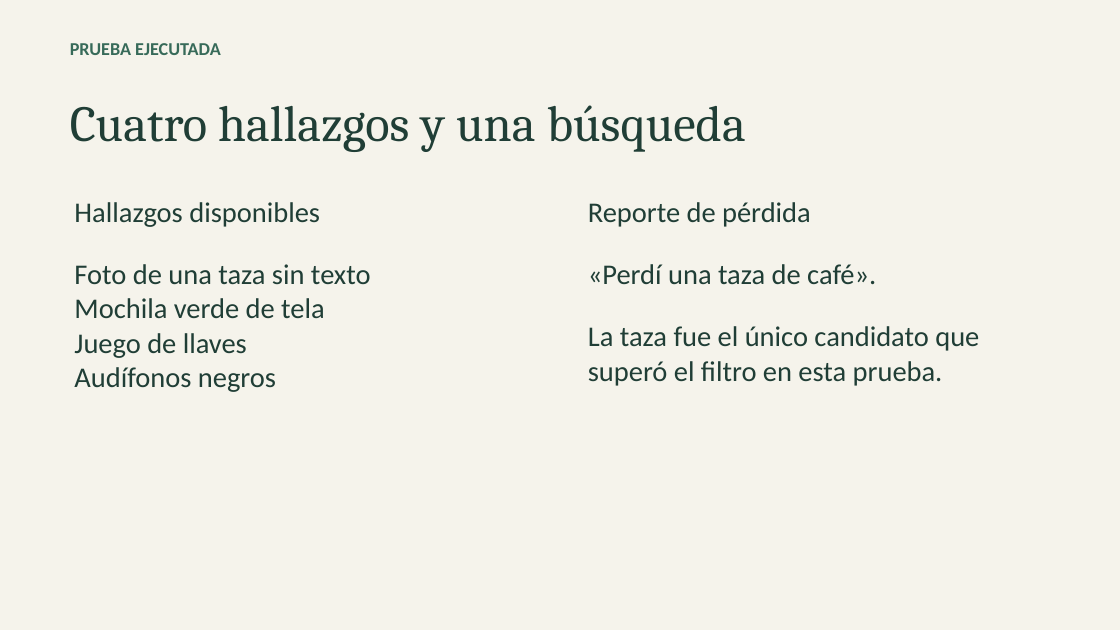
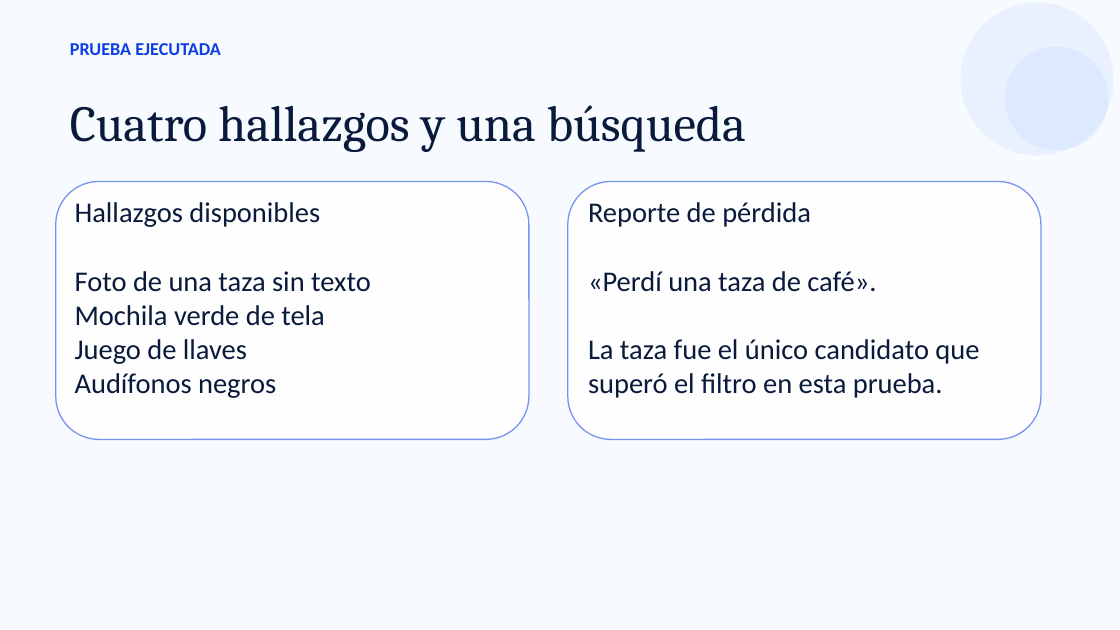
Before and after one commit to AlexJavierQ/problema-loja, a slide deck: slide 4 of presentacion/Hallazgos.pptx. Drawn at 1120x630 pixels with LibreOffice and Linux fonts; fonts in the diff are those of the drawing. Boxes give left, top, right and bottom in pixels: in the first picture for what was removed or moved away, otherwise in the second. Text is boxed around its words. In the diff, an @@ line names an element or a change of style, - is before the commit and + after.

Commit message:
Rediseñar Hallazgos y documentar la evaluación y sus tiempos

```diff
--- a/presentacion/Hallazgos.pptx
+++ b/presentacion/Hallazgos.pptx
@@ background #F5F3EB to #F7FAFF @@
@@ ellipse added at bbox=[960, 3, 1113, 156], fill #C7DBFF at 29% opacity @@
@@ text "PRUEBA EJECUTADA" at bbox=[70, 43, 221, 55]: text colour #376A59 to #0D3DE5 @@
@@ ellipse added at bbox=[1004, 47, 1108, 150], fill #C7DBFF at 35% opacity @@
@@ rounded rectangle added at bbox=[56, 181, 529, 439], fill #FFFFFF at 94% opacity, outline #0D3DE5 1 pt @@
@@ rounded rectangle added at bbox=[567, 181, 1041, 439], fill #FFFFFF at 94% opacity, outline #0D3DE5 1 pt @@
@@ text colour #203E36 to #091A3B in 3 elements at bbox=[70, 105, 746, 152], bbox=[75, 202, 371, 398], bbox=[588, 202, 979, 398] @@
```
Also in this commit, not shown: 5 other slides changed, 3 slides added, 7 other files.
